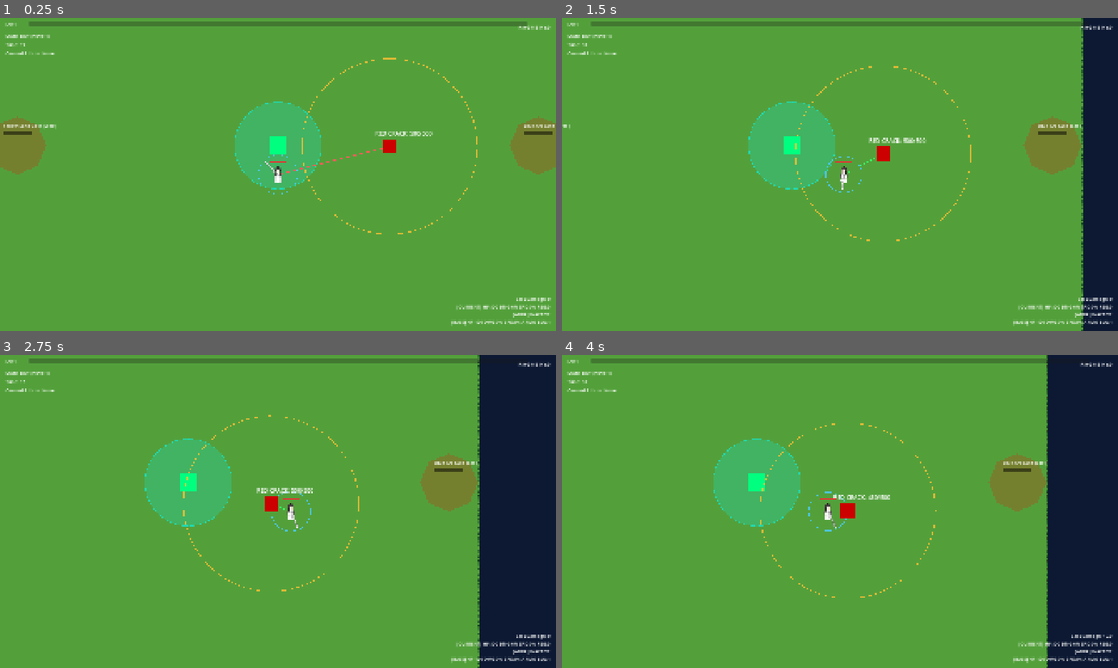
Above: before the commit, frames 1-4 (two rows, left to right).
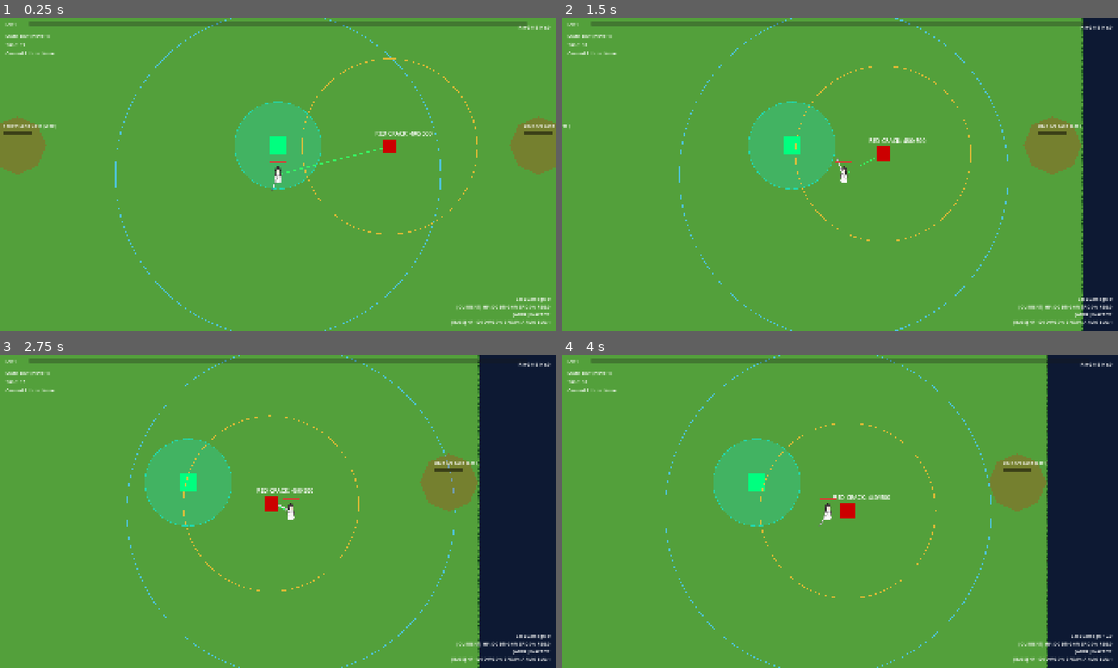
Above: after the commit, the same moments.

Repository: palmyer/no-ascension-tonight
Game: Godot game, scene res://scenes/TestScene.tscn
Same seed, same stepped clock (60 frames per second), same inputs: the game is played once before the commit and once after it.
Inputs (mouse positions are in pixels of both pictures, inside the frame that each line leads up to):
- Up to frame 1 (0.25 s): no input
- Up to frame 2 (1.5 s): move the mouse to (962, 158) at 0.52 s; hold D (move_right) 0.53-1.25 s; click (962, 158) at 0.67 s; drag from (728, 190) to (801, 146) at 1.27 s
- Up to frame 3 (2.75 s): move the mouse to (333, 442) at 2.02 s; hold D (move_right) from 2.03 s (still down)
- Up to frame 4 (4 s): release D (move_right) at 2.75 s; drag from (812, 574) to (856, 520) at 2.77 s; move the mouse to (1006, 558) at 3.52 s; hold A (move_left) from 3.53 s (still down)

The runs differ from the first frame. In frame 1, 0.5% of the frame differs, in the area x 20-80%, y 0-100%; in frame 2, 0.4%; in frame 3, 0.4%; in frame 4, 0.4%.

Commit message:
sword edit

Diff:
--- /dev/null
+++ b/scenes/TestAttackDummy.gd
@@ -0,0 +1,7 @@
+extends Node2D
+
+@export var test_attack_range: float = 1200.0
+
+func _ready() -> void:
+	if get_node_or_null("/root/GameManager"):
+		GameManager.current_stats["attack_range"] = test_attack_range
--- a/scenes/TestAttackDummy.tscn
+++ b/scenes/TestAttackDummy.tscn
@@ -1,7 +1,8 @@
-[gd_scene load_steps=7 format=3]
+[gd_scene format=3 uid="uid://ehfc0n7dpmq1"]
 
-[ext_resource type="PackedScene" path="res://scenes/player/Player.tscn" id="1_player"]
-[ext_resource type="Script" path="res://src/entities/TrainingDummy.gd" id="2_dummy_script"]
+[ext_resource type="PackedScene" uid="uid://d253kgtas5l34" path="res://scenes/player/Player.tscn" id="1_player"]
+[ext_resource type="Script" uid="uid://b1l8ps7l8fxe1" path="res://src/entities/TrainingDummy.gd" id="2_dummy_script"]
+[ext_resource type="Script" uid="uid://c4rinewj5448w" path="res://scenes/TestAttackDummy.gd" id="3_test_scene_script"]
 
 [sub_resource type="CircleShape2D" id="CircleShape2D_dummy_body"]
 radius = 48.0
@@ -9,41 +10,42 @@
 [sub_resource type="RectangleShape2D" id="RectangleShape2D_dummy_body"]
 size = Vector2(96, 96)
 
-[node name="TestAttackDummy" type="Node2D"]
+[node name="TestAttackDummy" type="Node2D" unique_id=854733692]
+script = ExtResource("3_test_scene_script")
 
-[node name="Player" parent="." instance=ExtResource("1_player")]
+[node name="Player" parent="." unique_id=2061327023 instance=ExtResource("1_player")]
 position = Vector2(-180, 0)
 collision_layer = 2
 collision_mask = 0
 
-[node name="Camera2D" type="Camera2D" parent="Player"]
+[node name="Camera2D" type="Camera2D" parent="Player" unique_id=1198173617]
 position_smoothing_enabled = true
 
-[node name="TrainingDummy" type="StaticBody2D" parent="."]
+[node name="TrainingDummy" type="StaticBody2D" parent="." unique_id=1571487332]
 position = Vector2(120, 0)
 collision_layer = 4
 collision_mask = 0
 script = ExtResource("2_dummy_script")
 
-[node name="Visual" type="Polygon2D" parent="TrainingDummy"]
+[node name="Visual" type="Polygon2D" parent="TrainingDummy" unique_id=1794257494]
+color = Color(0.55, 0.35, 0.2, 1)
 polygon = PackedVector2Array(48, 0, 41.57, 24, 24, 41.57, 0, 48, -24, 41.57, -41.57, 24, -48, 0, -41.57, -24, -24, -41.57, 0, -48, 24, -41.57, 41.57, -24)
-color = Color(0.55, 0.35, 0.2, 1)
 
-[node name="CollisionShape2D" type="CollisionShape2D" parent="TrainingDummy"]
+[node name="CollisionShape2D" type="CollisionShape2D" parent="TrainingDummy" unique_id=1532655129]
 shape = SubResource("CircleShape2D_dummy_body")
 
-[node name="TrainingDummySquare" type="StaticBody2D" parent="."]
+[node name="TrainingDummySquare" type="StaticBody2D" parent="." unique_id=397935342]
 position = Vector2(300, 0)
 collision_layer = 4
 collision_mask = 0
 script = ExtResource("2_dummy_script")
 
-[node name="Visual" type="ColorRect" parent="TrainingDummySquare"]
+[node name="Visual" type="ColorRect" parent="TrainingDummySquare" unique_id=949825018]
 offset_left = -48.0
 offset_top = -48.0
 offset_right = 48.0
 offset_bottom = 48.0
 color = Color(0.45, 0.25, 0.15, 1)
 
-[node name="CollisionShape2D" type="CollisionShape2D" parent="TrainingDummySquare"]
+[node name="CollisionShape2D" type="CollisionShape2D" parent="TrainingDummySquare" unique_id=320878057]
 shape = SubResource("RectangleShape2D_dummy_body")
--- a/src/autoload/GameManager.gd
+++ b/src/autoload/GameManager.gd
@@ -21,8 +21,8 @@
 var xp_required: int = 10 # 初始升级所需
 var xp_growth: int = 5
 
-# 基础属性 (由升级卡片提升)
-var base_stats = {
+# 基础属性模板 (唯一来源)
+const DEFAULT_BASE_STATS = {
 	"max_health": 100,
 	"damage_pct": 0,
 	"attack_speed": 0,
@@ -30,9 +30,11 @@
 	"armor": 0,
 	"bullet_count": 1,
 	"hp_regen_5s": 0.0,           # 5秒回复量
-	"attack_range": 600.0,        # 基础攻击范围
+	"attack_range": 1600.0,        # 基础攻击范围
 	"pickup_range": 150.0        # 基础拾取范围
 }
+# 基础属性 (由升级卡片提升)
+var base_stats = DEFAULT_BASE_STATS.duplicate(true)
 
 # 当前实时属性 (基础 + 灵性加成 + 光环加成)
 var current_stats = {}
@@ -156,16 +158,7 @@
 		orb_counts[key] = 0
 
 	# 重置基础属性
-	base_stats = {
-		"max_health": 100,
-		"damage_pct": 0,
-		"attack_speed": 0,
-		"move_speed": 0,
-		"armor": 0,
-		"bullet_count": 1,
-		"attack_range": 600.0,
-		"pickup_range": 150.0
-	}
+	base_stats = DEFAULT_BASE_STATS.duplicate(true)
 
 	update_current_stats()
 	print("[DEBUG] Game State Reset")
--- a/src/entities/Player.gd
+++ b/src/entities/Player.gd
@@ -13,6 +13,7 @@
 @onready var health_component: HealthComponent = get_node_or_null("HealthComponent")
 @onready var sword_pivot: Node2D = $Sprite2D/SwordPivot
 @onready var sword_anim: AnimationPlayer = $Sprite2D/SwordPivot/sword/AnimationPlayer
+@onready var sword_sprite: Node2D = $Sprite2D/SwordPivot/sword
 @onready var sword_hitbox: Area2D = $Sprite2D/SwordPivot/sword/SwordHitbox
 @onready var sword_hitbox_shape: CollisionShape2D = $Sprite2D/SwordPivot/sword/SwordHitbox/CollisionShape2D
 
@@ -20,6 +21,9 @@
 var health_bar: ProgressBar
 var target_enemy: Node2D
 var locked_target: Node2D
+var sword_base_position: Vector2
+var swing_extension_dir_local: Vector2 = Vector2.ZERO
+var swing_extension_amount: float = 0.0
 
 func _ready() -> void:
 	add_to_group("Player")
@@ -33,6 +37,8 @@
 	if sword_hitbox:
 		sword_hitbox.monitoring = false
 		sword_hitbox.body_entered.connect(_on_sword_hitbox_body_entered)
+	if sword_sprite:
+		sword_base_position = sword_sprite.position
 	$Sprite2D/SwordPivot/sword.show_behind_parent = false
 
 func _setup_health_bar() -> void:
@@ -67,7 +73,7 @@
 	target_enemy = locked_target
 	if target_enemy and is_instance_valid(target_enemy):
 		var dist: float = global_position.distance_to(target_enemy.global_position)
-		var attack_range: float = _get_attack_trigger_range()
+		var attack_range: float = _get_attack_trigger_range() + _get_melee_range_bonus()
 		var target_radius: float = _get_target_trigger_radius(target_enemy)
 
 		if dist <= attack_range + target_radius:
@@ -75,12 +81,14 @@
 				sword_pivot.look_at(target_enemy.global_position)
 			if can_slash:
 				slash_hit_targets.clear()
+				_prepare_sword_range_extension()
 				if sword_hitbox:
 					sword_hitbox.monitoring = true
 				sword_anim.speed_scale = sword_anim.get_animation("slash").length / slash_time
 				sword_anim.play("slash")
 				can_slash = false
 
+	_update_sword_extension_visual()
 	if sword_hitbox and sword_hitbox.monitoring:
 		for body in sword_hitbox.get_overlapping_bodies():
 			_apply_slash_hit(body)
@@ -89,7 +97,7 @@
 func _draw() -> void:
 	if not debug_attack_visual:
 		return
-	var attack_range: float = _get_attack_trigger_range()
+	var attack_range: float = _get_attack_trigger_range() + _get_melee_range_bonus()
 	draw_arc(Vector2.ZERO, attack_range, 0.0, TAU, 64, Color(0.3, 0.8, 1.0, 0.8), 2.0)
 	if target_enemy and is_instance_valid(target_enemy):
 		var enemy_local: Vector2 = to_local(target_enemy.global_position)
@@ -132,11 +140,43 @@
 			hitbox_radius = circle.radius * c_scale
 		else:
 			hitbox_radius = 24.0
-	var range_bonus: float = 0.0
-	if get_node_or_null("/root/GameManager"):
-		var ranged_bonus: float = GameManager.current_stats.get("attack_range", 600.0) - 600.0
-		range_bonus = ranged_bonus * 0.5
-	return center_dist + hitbox_radius + range_bonus
+	return center_dist + hitbox_radius
+
+func _get_melee_range_bonus() -> float:
+	if not get_node_or_null("/root/GameManager"):
+		return 0.0
+	var ranged_bonus: float = GameManager.current_stats.get("attack_range", 600.0) - 600.0
+	return max(ranged_bonus * 0.5, 0.0)
+
+func _prepare_sword_range_extension() -> void:
+	if not sword_sprite or not sword_pivot:
+		return
+	var bonus: float = _get_melee_range_bonus()
+	if bonus <= 0.0:
+		swing_extension_amount = 0.0
+		swing_extension_dir_local = Vector2.ZERO
+		sword_sprite.position = sword_base_position
+		return
+	var target_dir_global: Vector2 = Vector2.RIGHT
+	if locked_target and is_instance_valid(locked_target):
+		target_dir_global = (locked_target.global_position - global_position).normalized()
+	swing_extension_dir_local = sword_pivot.global_transform.basis_xform_inv(target_dir_global).normalized()
+	swing_extension_amount = bonus
+
+func _update_sword_extension_visual() -> void:
+	if not sword_sprite or not sword_anim:
+		return
+	var t: float = 0.0
+	if sword_anim.current_animation == &"slash":
+		var slash_anim: Animation = sword_anim.get_animation("slash")
+		var slash_anim_len: float = slash_anim.length if slash_anim else 0.0
+		if slash_anim_len > 0.0:
+			var p: float = clamp(sword_anim.current_animation_position / slash_anim_len, 0.0, 1.0)
+			if p <= 0.5:
+				t = p * 2.0
+			else:
+				t = (1.0 - p) * 2.0
+	sword_sprite.position = sword_base_position + swing_extension_dir_local * swing_extension_amount * t
 
 func _get_target_trigger_radius(target: Node2D) -> float:
 	var max_radius: float = 0.0
@@ -202,3 +242,7 @@
 	else:
 		can_slash = true
 		locked_target = null
+		if sword_sprite:
+			sword_sprite.position = sword_base_position
+		swing_extension_amount = 0.0
+		swing_extension_dir_local = Vector2.ZERO
Not shown, added: scenes/TestAttackDummy.gd.uid
